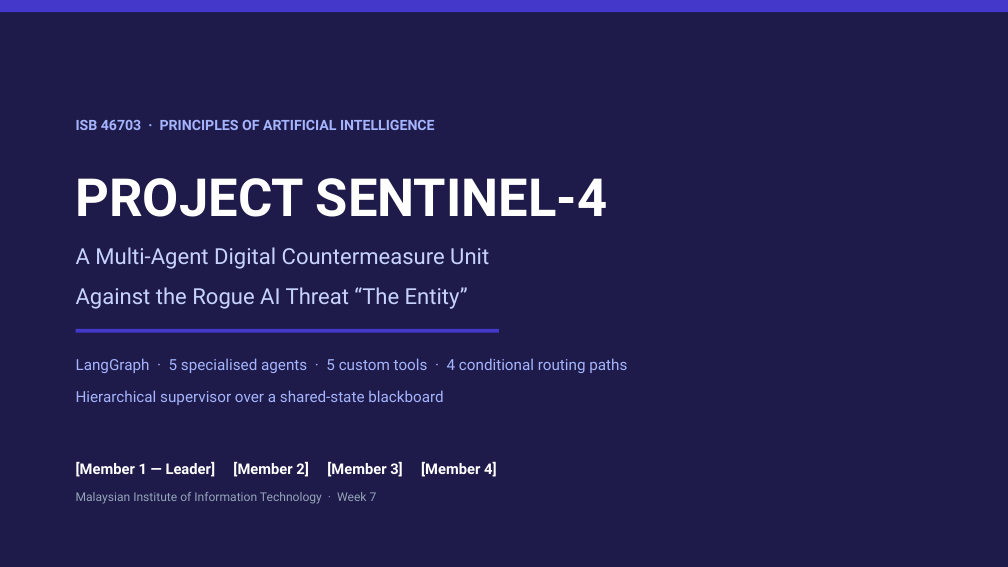
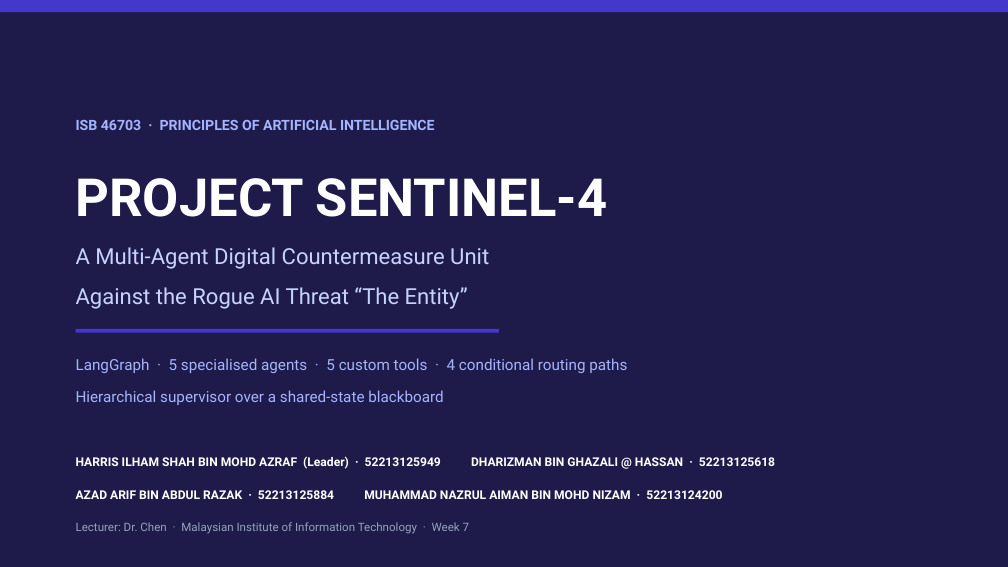
Before and after one commit to DHARIZMAN/sentinel4-mas, a slide deck: slide 1 of docs/PRESENTATION.pptx. Drawn at 1008x567 pixels with LibreOffice and Linux fonts; fonts in the diff are those of the drawing. Boxes give left, top, right and bottom in pixels: in the first picture for what was removed or moved away, otherwise in the second. Text is boxed around its words. In the diff, an @@ line names an element or a change of style, - is before the commit and + after.

```diff
--- a/docs/PRESENTATION.pptx
+++ b/docs/PRESENTATION.pptx
@@ text at (76,456,775,469): text changed; size 14 to 11.5 pt @@
-[Member 1 — Leader] [Member 2] [Member 3] [Member 4]
+HARRIS ILHAM SHAH BIN MOHD AZRAF (Leader) · 52213125949 DHARIZMAN BIN GHAZALI @ HASSAN · 52213125618
@@ text added at (76,490,722,499), 11.5 pt, text #FFFFFF, bold @@
+AZAD ARIF BIN ABDUL RAZAK · 52213125884 MUHAMMAD NAZRUL AIMAN BIN MOHD NIZAM · 52213124200
@@ text at (76,522,469,534): text changed; size 11.5 to 11 pt @@
-Malaysian Institute of Information Technology · Week 7
+Lecturer: Dr. Chen · Malaysian Institute of Information Technology · Week 7
```
Also in this commit, not shown: 1 other slide changed, 2 other files.
